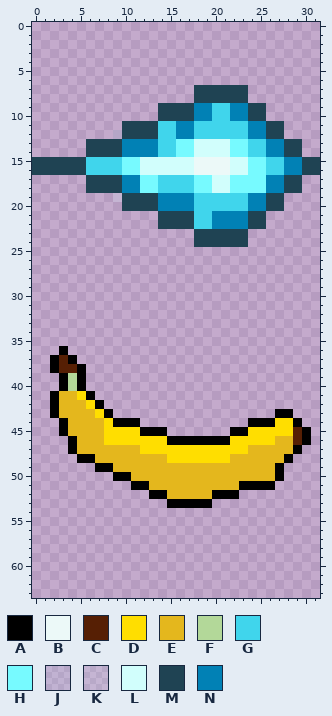
Pixel-art sprite: Projectiles/Rognir/RognirBossIceShard.png. Above is the file before it was changed.
The file is 32x64 pixels. Pixels under 10% opacity are left out.
Palette (. is transparent): A #000000  B #ecf9f8  C #561f04  D #ffde00  E #e4b71d  F #b3d899  G #40d5ec  H #77faff  J #ade5f324  K #c8ffff22  L #d1fefc  M #1f4353  N #0181b5
Pixels before, first column x 0:
 7 ..................MMMMMM........
 8 ..................MMMMMM........
 9 ..............MMMMNNGGNNMM......
10 ..............MMMMNNGGNNMM......
11 ..........MMMMGGNNGGGGGGNNMM....
12 .........JMMMMGGNNGGGGGGNNMM....
13 ......MMMMNNNNGGHHLLLLHHGGNNMM..
14 ......MMMMNNNNGGHHLLLLHHGGNNMM..
15 MMMMMMGGGGHHLLLLLLBBBBLLHHGGNNMM
16 MMMMMMGGGGHHLLLLLLBBBBLLHHGGNNMM
17 ......MMMMNNHHGGGGHHLLHHHHNNMM..
18 ......MMMMNNHHGGGGHHLLHHHHNNMM..
19 .........KMMMMNNNNGGGGGGNNMM....
20 ..........MMMMNNNNGGGGGGNNMM....
21 ..............MMMMGGNNNNMM......
22 ..............MMMMGGNNNNMM......
23 ..................MMMMMM........
24 ..................MMMMMM........
25 ................................
26 ................................
27 ................................
28 ................................
29 ................................
30 ................................
31 ................................
32 ................................
33 ................................
34 ................................
35 ................................
36 ...A............................
37 ..ACA...........................
38 ..ACCA..........................
39 ...AFA..........................
40 ...AFA..........................
41 ..AEEDA.........................
42 ..AEEEDA........................
43 ..AEEEEDA..................AA...
44 ...AEEEEDAAA............AAADDA..
45 ...AEEEEDDDDAAA.......AADDDDDCA.
46 ....AEEEDDDDDDDAAAAAAADDDDDEECA.
47 ....AEEEEEEEDDDDDDDDDDDDEEEEEA..
48 .....AAEEEEEEEEDDDDDDDEEEEEEA...
49 .......AAEEEEEEEEEEEEEEEEEEA....
50 .........AAEEEEEEEEEEEEEEEEA....
51 ...........AAEEEEEEEEEEAAAA.....
52 .............AAEEEEEAAA.........
53 ...............AAAAA............
After the commit:
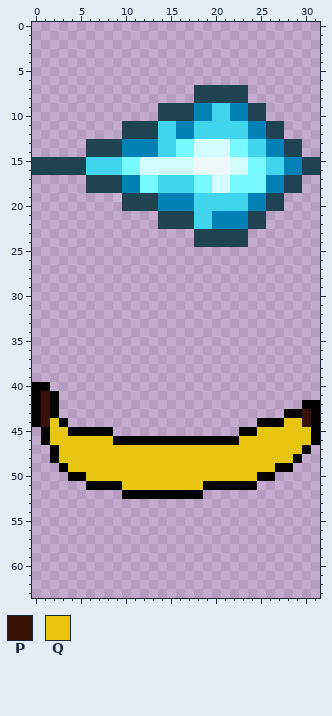
Colours new in this view: P #391207  Q #e7c611
From the commit log: Added custom good banana art.
Edits made:
There is now colour A in row 40 at x 0 to 1; in row 41 at x 0; in row 42 at x 0 and 30 to 31; in row 43 at x 0, 29 and 31; in row 44 at x 0 and 31; in rows 45 to 46 at x 1 and 31.
There is now colour A in row 47 at x 2 and 30; in row 48 at x 2 and 29; in row 49 at x 3 and 28; in row 50 at x 4 to 5; in row 51 at x 6 to 9; in row 52 at x 10 to 12.
The edit turns colour D into colour A in row 44 at x 27; in row 45 at x 8 and 24; in row 46 at x 9 to 14 and 22.
The edit turns colour E into colour A in row 45 at x 4 to 7; in row 50 at x 25 to 26; in row 51 at x 19 to 22; in row 52 at x 15 to 18.
There is now colour P in rows 41 to 42 at x 1; in rows 43 to 44 at x 1 and 30.
There is now colour Q in rows 44 to 45 at x 2; in row 46 at x 2 to 3; in row 47 at x 3; in row 48 at x 3 to 4; in row 49 at x 4 to 6; in row 50 at x 6 to 8.
There is now colour Q in row 51 at x 10.
The edit turns colour A into colour Q in row 44 at x 29; in row 45 at x 3 and 30; in row 46 at x 4 and 30; in row 47 at x 4 and 29; in row 48 at x 5 to 6 and 28; in row 49 at x 7 to 8.
The edit turns colour A into colour Q in row 50 at x 9 to 10; in row 51 at x 11 to 12.
The edit turns colour C into colour Q in rows 45 to 46 at x 29.
The edit turns colour D into colour Q in row 44 at x 28; in row 45 at x 25 to 28; in row 46 at x 8 and 23 to 26; in row 47 at x 12 to 23; in row 48 at x 15 to 21.
The edit turns colour E into colour Q in row 46 at x 5 to 7 and 27 to 28; in row 47 at x 5 to 11 and 24 to 28; in row 48 at x 7 to 14 and 22 to 27; in row 49 at x 9 to 26; in row 50 at x 11 to 24; in row 51 at x 13 to 18.
The author cleared colour A in row 36 at x 3; in row 37 at x 2 and 4; in row 38 at x 2 and 5; in rows 39 to 40 at x 3 and 5; in row 41 at x 6; in row 42 at x 7.
The author cleared colour A in row 43 at x 8 and 27; in row 44 at x 9 to 11 and 24; in row 45 at x 12 to 14 and 22; in row 50 at x 27; in row 51 at x 25 to 26; in row 52 at x 20 to 22.
The author cleared colour A in row 53 at x 15 to 19.
The author cleared colour C in row 37 at x 3; in row 38 at x 3 to 4.
The author cleared colour D in row 41 at x 5; in row 42 at x 6; in row 43 at x 7; in row 44 at x 8; in row 45 at x 9 to 11.
The author cleared colour E in row 41 at x 3 to 4; in row 42 at x 3 to 5; in row 43 at x 3 to 6; in row 44 at x 4 to 7; in row 52 at x 19.
The author cleared colour F in rows 39 to 40 at x 4.
Pixel boxes of the changes (left, top, right, bottom) in both pictures:
changed: (32, 346, 320, 508)
